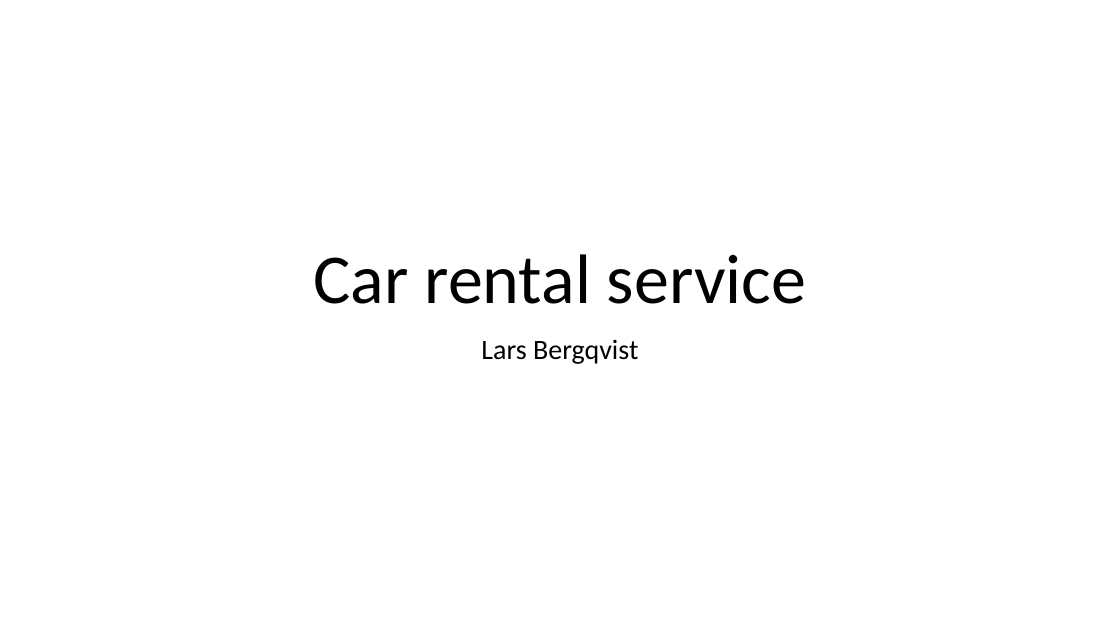
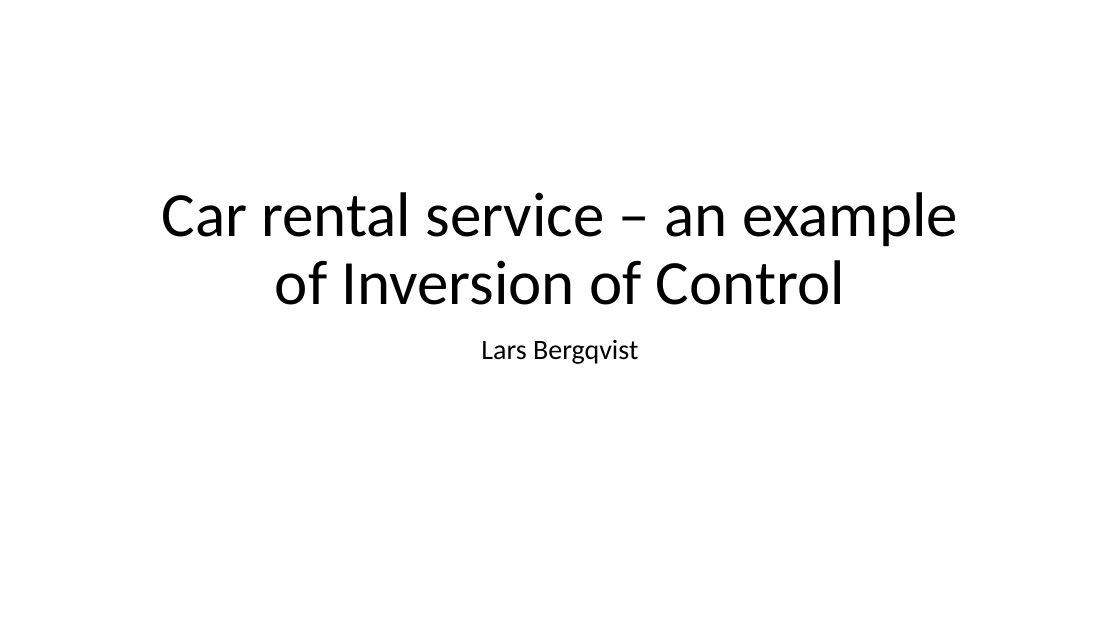
Before and after one commit to LarsBergqvist/CarRentalService, a slide deck: slide 1 of CarRentalService - Lars Bergqvist.pptx. Drawn at 1120x630 pixels with LibreOffice and Linux fonts; fonts in the diff are those of the drawing. Boxes give left, top, right and bottom in pixels: in the first picture for what was removed or moved away, otherwise in the second. Text is boxed around its words. In the diff, an @@ line names an element or a change of style, - is before the commit and + after.

```diff
--- a/CarRentalService - Lars Bergqvist.pptx
+++ b/CarRentalService - Lars Bergqvist.pptx
@@ title at bbox=[162, 192, 958, 305]: text changed; size 60 to 54 pt @@
-Car rental service
+Car rental service – an example of Inversion of Control
```
Also in this commit, not shown: 9 other slides changed, 4 slides added, 3 slides removed, 1 other file.
